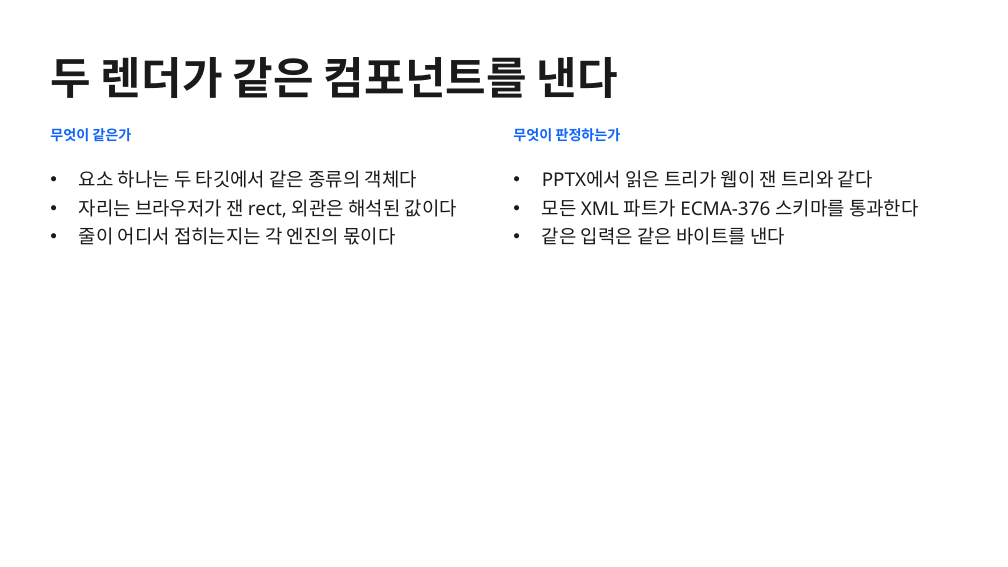
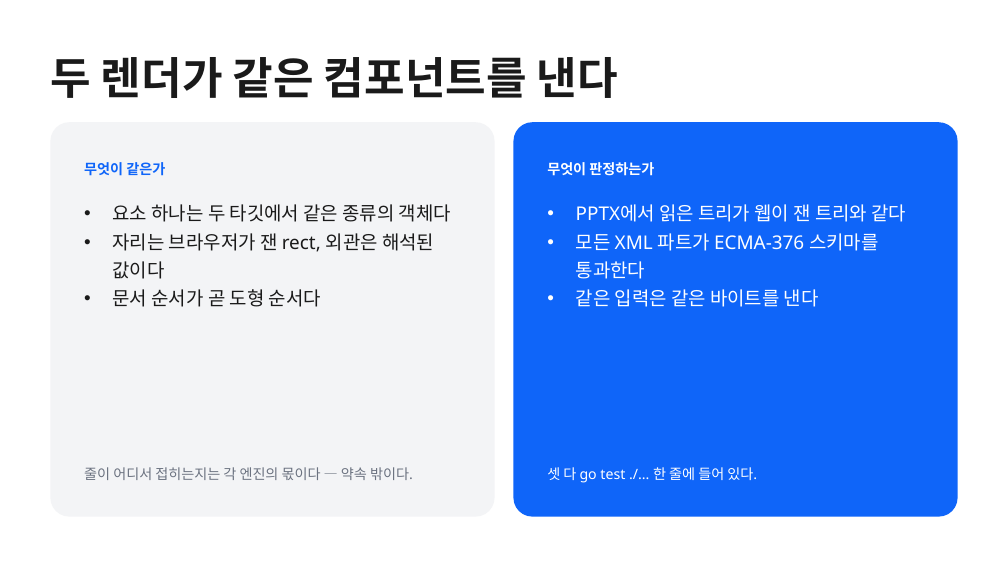
Before and after one commit to k2sebeom/balpyo, a slide deck: slide 9 of examples/showcase/decks/balpyo-intro/balpyo-소개.pptx. Drawn at 1008x567 pixels with LibreOffice and Linux fonts; fonts in the diff are those of the drawing. Boxes give left, top, right and bottom in pixels: in the first picture for what was removed or moved away, otherwise in the second. Text is boxed around its words. In the diff, an @@ line names an element or a change of style, - is before the commit and + after.

```diff
--- a/examples/showcase/decks/balpyo-intro/balpyo-소개.pptx
+++ b/examples/showcase/decks/balpyo-intro/balpyo-소개.pptx
@@ rounded rectangle added at <box>51,123,495,517</box>, fill #F3F4F6 @@
@@ rounded rectangle added at <box>513,123,958,517</box>, fill #0F65F9 @@
@@ text "무엇이 같은가": place and size @@
-text "무엇이 같은가" at <box>50,128,131,142</box>
+text "무엇이 같은가" at <box>84,162,165,176</box>
@@ text "무엇이 판정하는가": place and size @@
-text "무엇이 판정하는가" at <box>513,128,621,142</box>
+text "무엇이 판정하는가" at <box>547,162,654,176</box>
@@ text "무엇이 판정하는가" at <box>547,162,654,176</box>: text colour #0F65F9 to #FFFFFF @@
@@ text "요소 하나는 두 타깃에서 같은 ...": place and size @@
-text "요소 하나는 두 타깃에서 같은 ..." at <box>79,170,457,245</box>
+text "요소 하나는 두 타깃에서 같은 ..." at <box>113,204,451,307</box>
@@ text "PPTX에서 읽은 트리가 웹이 잰 ...": place and size @@
-text "PPTX에서 읽은 트리가 웹이 잰 ..." at <box>542,170,919,245</box>
+text "PPTX에서 읽은 트리가 웹이 잰 ..." at <box>576,204,907,307</box>
@@ text "PPTX에서 읽은 트리가 웹이 잰 ..." at <box>576,204,907,307</box>: text colour #1A1A1A to #FFFFFF @@
@@ text at <box>113,289,321,307</box>: text changed @@
-• 줄이 어디서 접히는지는 각 엔진의 몫이다
+• 문서 순서가 곧 도형 순서다
@@ text added at <box>84,467,413,480</box>, 13.5 pt, text #6B7280 @@
+줄이 어디서 접히는지는 각 엔진의 몫이다 — 약속 밖이다.
@@ text added at <box>547,467,757,483</box>, 13.5 pt, text #FFFFFF @@
+셋 다 go test ./... 한 줄에 들어 있다.
```
Also in this commit, not shown: 10 other slides changed, 14 other files.
